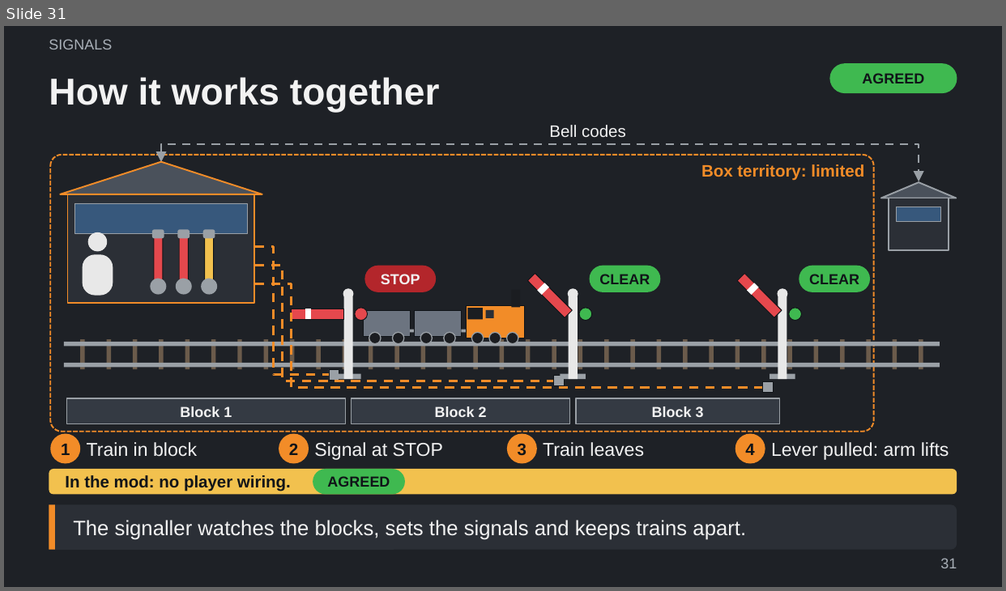
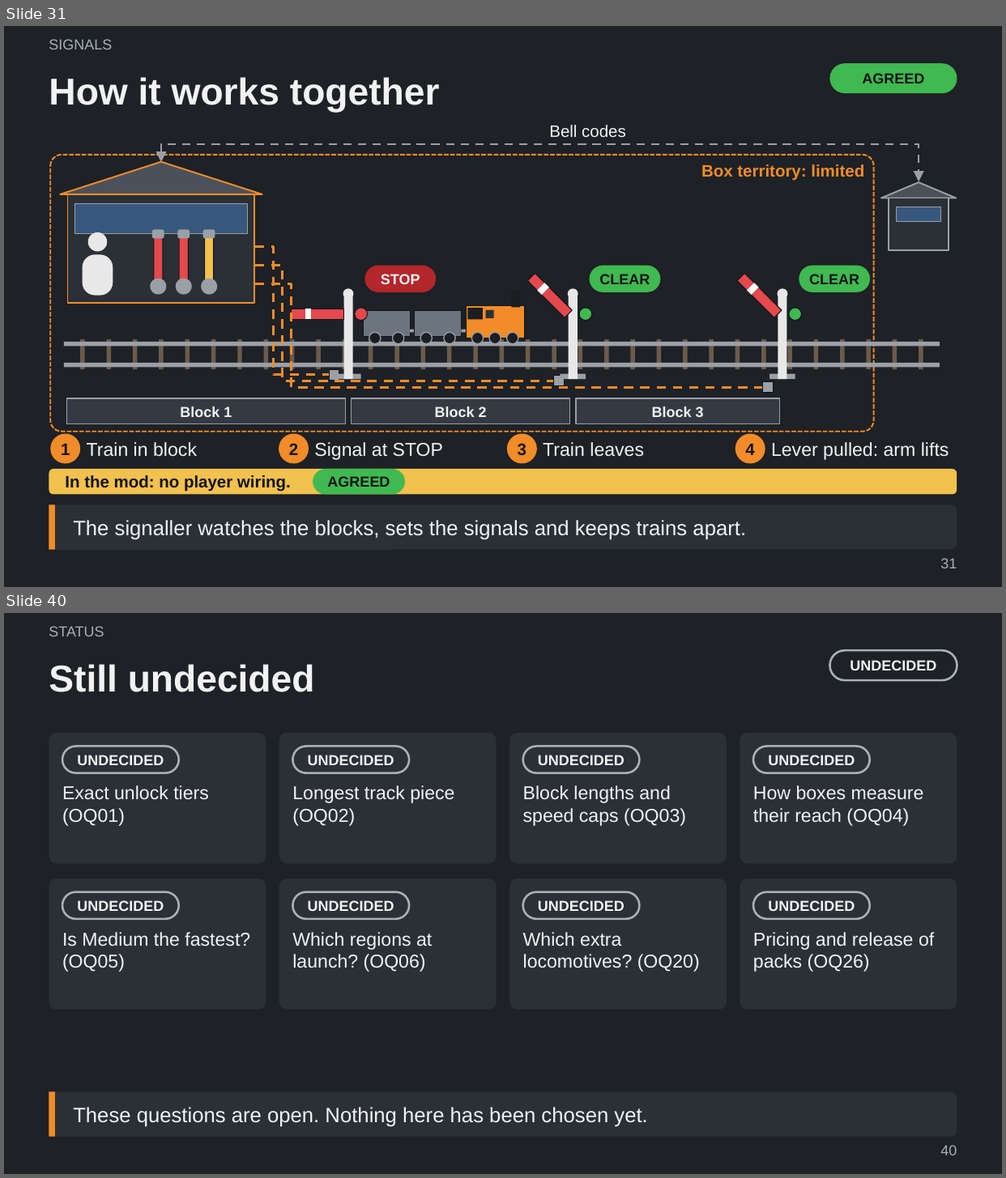
Before and after one commit to Tarenkookoo/Satisfactory---Early-Locomotion, a slide deck: Reporting/Claude Presents/Early_Locomotion_Explained.pptx. Shown one above the other, each under a label of ours: slide 31 before the commit, slides 31 and 40 after it; the slides between them are not shown. The pictures are 1006x591 and 1006x1178 pixels, drawn with LibreOffice and Linux fonts; fonts in the diff are those of the drawing. Boxes give left, top, right and bottom in pixels: in the first picture for what was removed or moved away, otherwise in the second. Text is boxed around its words. In the diff, an @@ line names an element or a change of style, - is before the commit and + after.

```diff
--- a/Reporting/Claude Presents/Early_Locomotion_Explained.pptx
+++ b/Reporting/Claude Presents/Early_Locomotion_Explained.pptx
@@ slide 40 added at bbox=[4, 613, 1002, 1174], background #1E2126 @@
@@ text added at bbox=[49, 626, 104, 636], 14 pt, text #A9B0B8 @@
+STATUS
@@ rounded rectangle added at bbox=[829, 650, 957, 680], outline #A9B0B8 2 pt, 14 pt, text #F2F2F2, bold @@
+UNDECIDED
@@ title added at bbox=[49, 664, 315, 692], 36 pt, text #F2F2F2, bold @@
+Still undecided
@@ group added at bbox=[49, 733, 957, 1010]: 16 rounded rectangles, 8 texts @@
+UNDECIDED
+Exact unlock tiers (OQ01)
+UNDECIDED
+Longest track piece (OQ02)
+UNDECIDED
+Block lengths and speed caps (OQ03)
+UNDECIDED
+How boxes measure their reach (OQ04)
+UNDECIDED
+Is Medium the fastest? (OQ05)
+UNDECIDED
+Which regions at launch? (OQ06)
+UNDECIDED
+Which extra locomotives? (OQ20)
+UNDECIDED
+Pricing and release of packs (OQ26)
@@ rounded rectangle added at bbox=[49, 1093, 957, 1137], fill #2B2F36, 20 pt, text #F2F2F2 @@
+These questions are open. Nothing here has been chosen yet.
@@ rectangle added at bbox=[49, 1093, 55, 1137], fill #F28C28 @@
@@ page number added at bbox=[940, 1145, 957, 1156], 14 pt, text #A9B0B8 @@
+40
```
Also in this commit, not shown: 10 other slides added, 5 other files.
